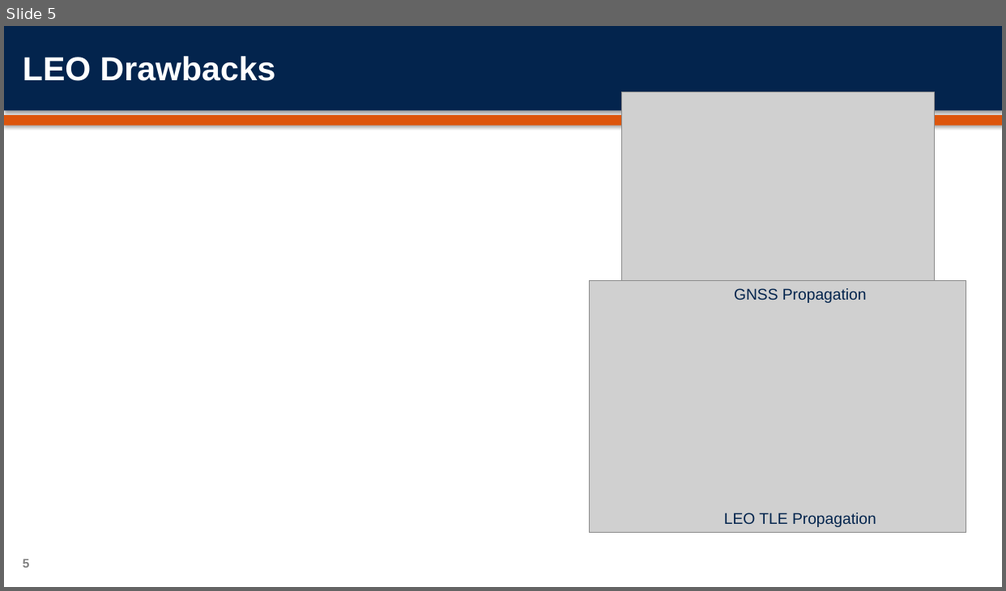
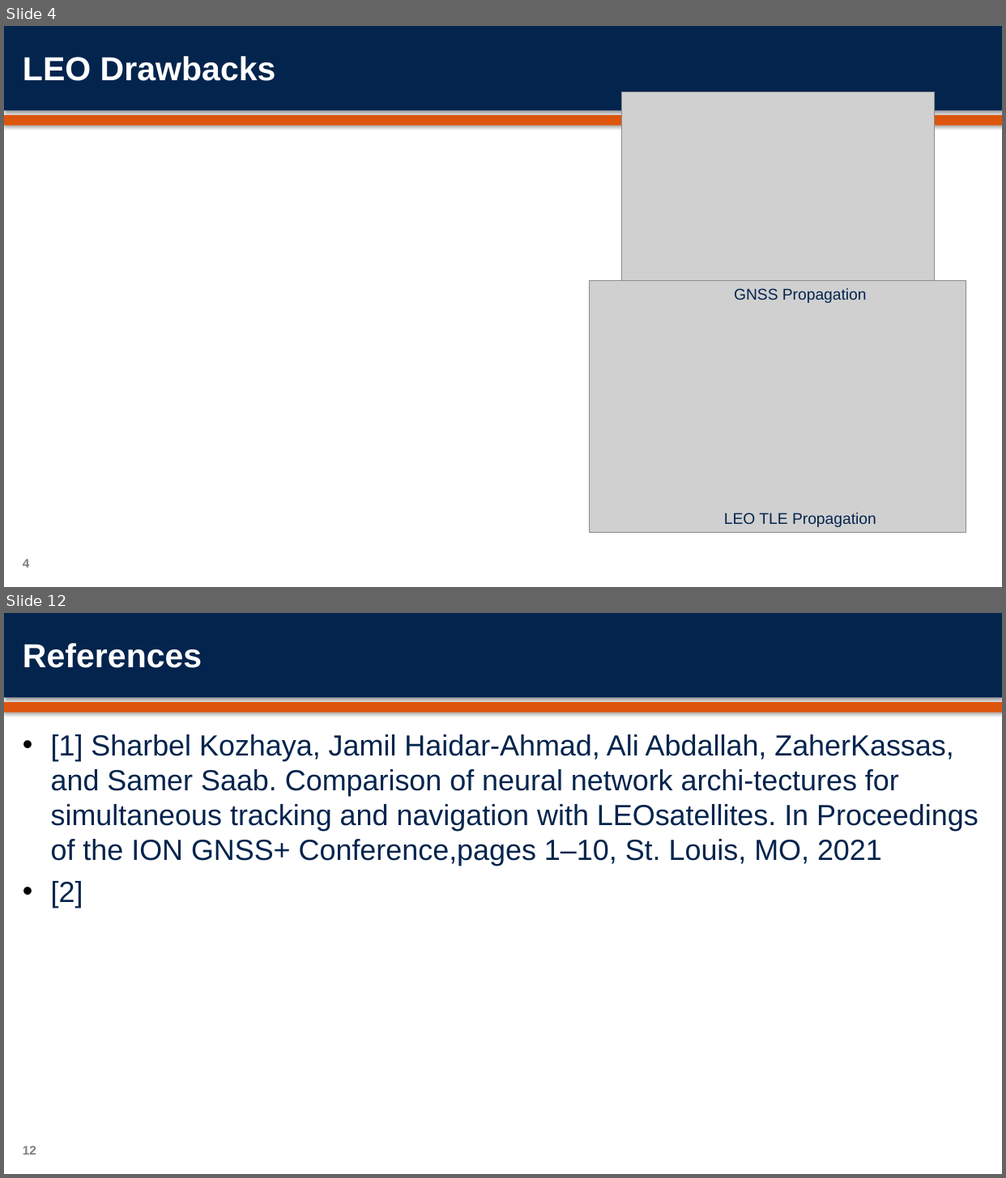
Before and after one commit to orenmillerrr/COMP-6600---Final-Project, a slide deck: submissions/presentation/Miller_Zins_Presentation.pptx. Shown one above the other, each under a label of ours: slide 5 before the commit, slides 4 and 12 after it; the slides between them are not shown. The pictures are 1006x591 and 1006x1178 pixels, drawn with LibreOffice and Linux fonts; fonts in the diff are those of the drawing; grey boxes stand for pictures; background and template pictures are left out. Boxes give left, top, right and bottom in pixels: in the first picture for what was removed or moved away, otherwise in the second. Text is boxed around its words. In the diff, an @@ line names an element or a change of style, - is before the commit and + after.

```diff
--- a/submissions/presentation/Miller_Zins_Presentation.pptx
+++ b/submissions/presentation/Miller_Zins_Presentation.pptx
@@ slide 12 added at (4,613,1002,1174), background #FFFFFF; not listed: 2 template elements that a slide beside it also shows @@
@@ title added at (23,643,202,668), 32 pt, text #FFFFFF, bold @@
+References
@@ text added at (51,735,978,908), 28 pt, text #03244D @@
+• [1] Sharbel Kozhaya, Jamil Haidar-Ahmad, Ali Abdallah, ZaherKassas, and Samer Saab. Comparison of neural network archi-tectures for simultaneous tracking and navigation with LEOsatellites. In Proceedings of the ION GNSS+ Conference,pages 1–10, St. Louis, MO, 2021
+• [2]
@@ page number added at (23,1146,36,1155), 12 pt, text #7F7F7F, bold @@
+12
@@ what was slide 5 is now slide 4 @@
@@ page number at (23,559,30,568): text changed @@
-5
+4
```
Also in this commit, not shown: 6 slides changed, 2 other slides added, 3 slides removed, 21 other files.
